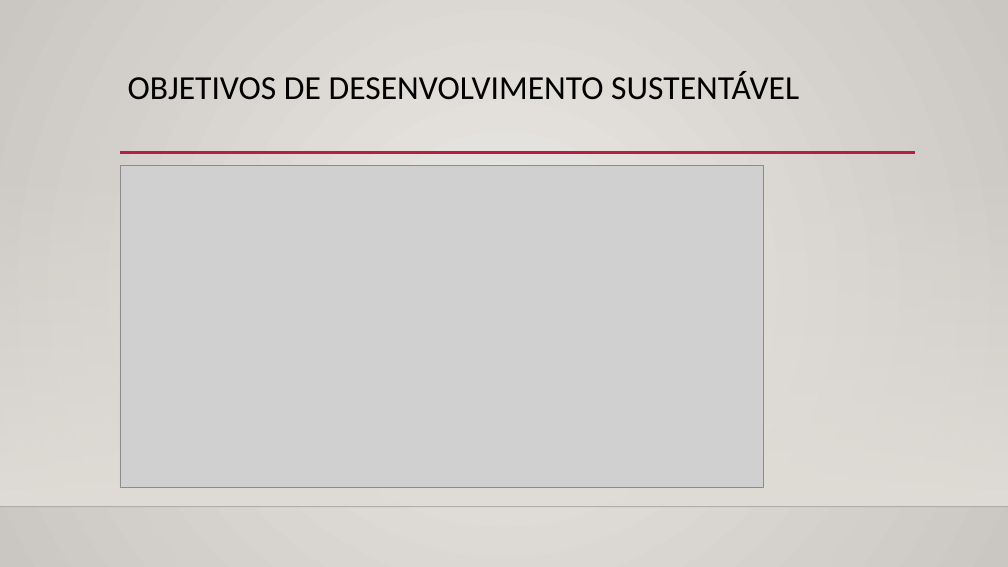
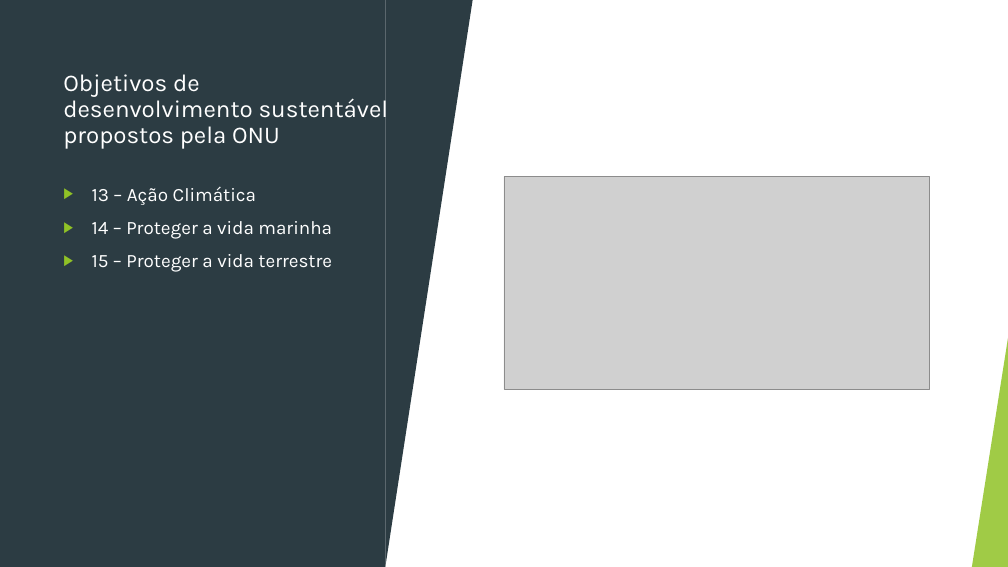
Before and after one commit to joaoluz90/footprint4all, a slide deck: slide 4 of Footprint4all.pptx (slide 3 before the commit). Drawn at 1008x567 pixels with LibreOffice and Linux fonts; fonts in the diff are those of the drawing; grey boxes stand for pictures; background and template pictures are left out. Boxes give left, top, right and bottom in pixels: in the first picture for what was removed or moved away, otherwise in the second. Text is boxed around its words. In the diff, an @@ line names an element or a change of style, - is before the commit and + after.

```diff
--- a/Footprint4all.pptx
+++ b/Footprint4all.pptx
@@ background gradient #ECEAE7 to #CAC7C1 to #FFFFFF @@
@@ rectangle added at (x1=0, y1=0, x2=1008, y2=567), fill #FFFFFF @@
@@ rectangle added at (x1=0, y1=0, x2=386, y2=567), fill #2C3C43 @@
@@ triangle added at (x1=386, y1=0, x2=473, y2=567), fill #2C3C43 @@
@@ title "Objetivos de desenvolvimento sustentável propostos ..." at (x1=63, y1=74, x2=389, y2=149): vertical alignment top to middle @@
@@ title at (x1=63, y1=74, x2=389, y2=149): text changed; size 32 to 23 pt; font Calibri to Karla; text colour #000000 to #FFFFFF @@
-OBJETIVOS DE DESENVOLVIMENTO SUSTENTÁVEL
+Objetivos de desenvolvimento sustentável propostos pela ONU
@@ rectangle removed at (x1=0, y1=167, x2=1008, y2=507) @@
@@ line removed from (120, 153) to (915, 153) @@
@@ picture resized from (x1=120, y1=166, x2=764, y2=488) to (x1=504, y1=177, x2=929, y2=389) @@
@@ text added at (x1=92, y1=187, x2=332, y2=272), 18 pt, text #FFFFFF @@
+▶ 13 – Ação Climática
+▶ 14 – Proteger a vida marinha
+▶ 15 – Proteger a vida terrestre
@@ group added at (x1=0, y1=0, x2=1008, y2=567): 5 freeform shapes, 3 triangles, 2 lines @@
@@ triangle added at (x1=972, y1=332, x2=1008, y2=567), fill #90C226 at 85% opacity @@
@@ line removed from (0, 507) to (1008, 507) @@
```
Also in this commit, not shown: 4 other slides changed, 3 slides added, 3 slides removed.
